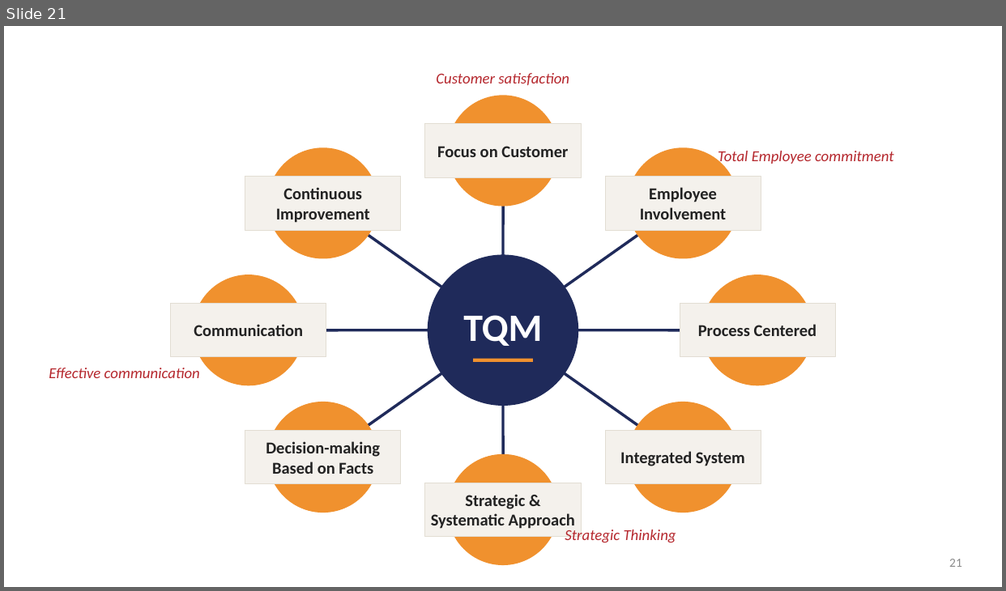
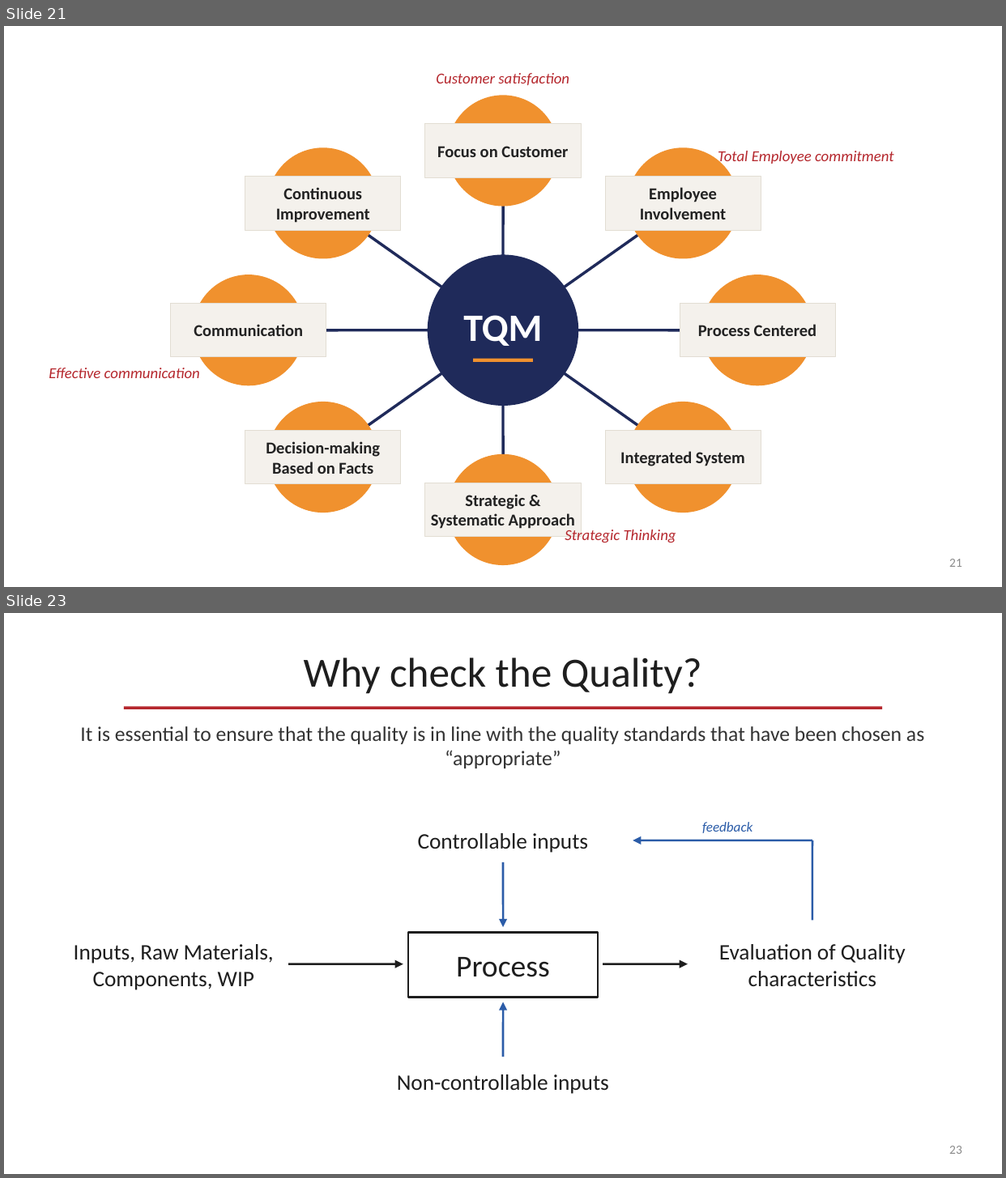
Before and after one commit to OfficialMatteoPiras/ManagementEngineering, a slide deck: SmartOperationsAndSupplyChain Management/pdf/Quality Management-claude.pptx. Shown one above the other, each under a label of ours: slide 21 before the commit, slides 21 and 23 after it; the slides between them are not shown. The pictures are 1006x591 and 1006x1178 pixels, drawn with LibreOffice and Linux fonts; fonts in the diff are those of the drawing. Boxes give left, top, right and bottom in pixels: in the first picture for what was removed or moved away, otherwise in the second. Text is boxed around its words. In the diff, an @@ line names an element or a change of style, - is before the commit and + after.

```diff
--- a/SmartOperationsAndSupplyChain Management/pdf/Quality Management-claude.pptx
+++ b/SmartOperationsAndSupplyChain Management/pdf/Quality Management-claude.pptx
@@ slide 23 added at [4,613,1002,1174], background #FFFFFF @@
@@ text added at [304,658,702,694], 30 pt, text #1E1E1E @@
+Why check the Quality?
@@ line added from (124, 708) to (882, 708), #B5272D 2 pt @@
@@ text added at [80,726,924,769], 15 pt, text #333333 @@
+It is essential to ensure that the quality is in line with the quality standards that have been chosen as “appropriate”
@@ text added at [702,822,752,833], 10 pt, text #2B5CA8, italic @@
+feedback
@@ text added at [418,833,588,853], 16 pt, text #1E1E1E @@
+Controllable inputs
@@ arrow added from (812, 841) to (633, 841), #2B5CA8 1.5 pt @@
@@ line added from (812, 920) to (812, 841), #2B5CA8 1.5 pt @@
@@ arrow added from (503, 862) to (503, 927), #2B5CA8 1.5 pt @@
@@ text added at [74,944,274,990], 16 pt, text #1E1E1E @@
+Inputs, Raw Materials, Components, WIP
@@ rectangle added at [408,932,598,997], fill #FFFFFF, outline #1E1E1E 1.5 pt, 22 pt, text #1E1E1E @@
+Process
@@ text added at [719,944,906,987], 16 pt, text #1E1E1E @@
+Evaluation of Quality characteristics
@@ arrow added from (288, 965) to (403, 965), #1E1E1E 1.5 pt @@
@@ arrow added from (603, 965) to (688, 965), #1E1E1E 1.5 pt @@
@@ arrow added from (503, 1057) to (503, 1002), #2B5CA8 1.5 pt @@
@@ text added at [397,1075,609,1094], 16 pt, text #1E1E1E @@
+Non-controllable inputs
@@ page number added at [949,1146,962,1154], 9 pt, text #8A8A8A @@
+23
```
Also in this commit, not shown: 1 other slide added.
